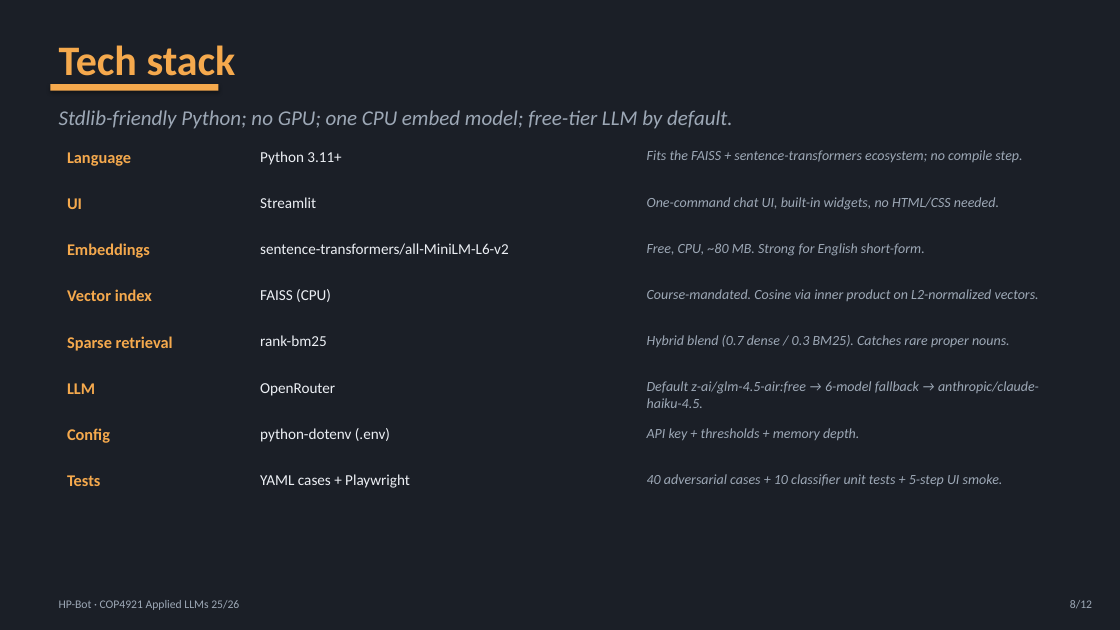
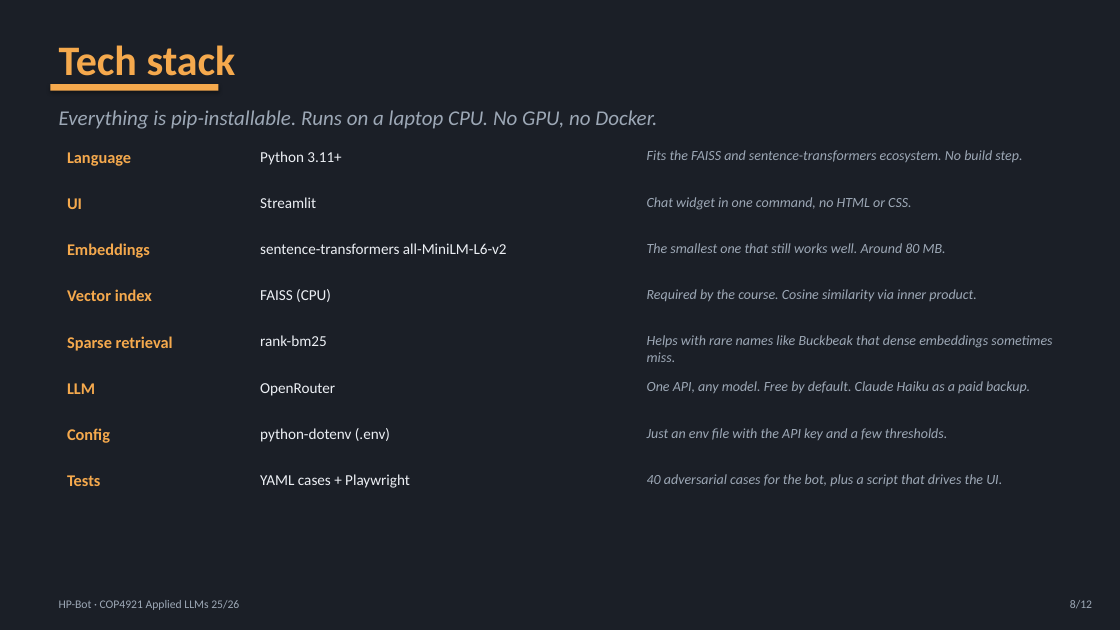
Before and after one commit to hoop-ai/applied-llm-hp-bot, a slide deck: slide 8 of HP-Bot-presentation.pptx. Drawn at 1120x630 pixels with LibreOffice and Linux fonts; fonts in the diff are those of the drawing. Boxes give left, top, right and bottom in pixels: in the first picture for what was removed or moved away, otherwise in the second. Text is boxed around its words. In the diff, an @@ line names an element or a change of style, - is before the commit and + after.

```diff
--- a/HP-Bot-presentation.pptx
+++ b/HP-Bot-presentation.pptx
@@ text at (59, 110, 657, 129): text changed @@
-Stdlib-friendly Python; no GPU; one CPU embed model; free-tier LLM by default.
+Everything is pip-installable. Runs on a laptop CPU. No GPU, no Docker.
@@ text at (647, 150, 1022, 162): text changed @@
-Fits the FAISS + sentence-transformers ecosystem; no compile step.
+Fits the FAISS and sentence-transformers ecosystem. No build step.
@@ text at (647, 197, 911, 210): text changed @@
-One-command chat UI, built-in widgets, no HTML/CSS needed.
+Chat widget in one command, no HTML or CSS.
@@ text at (260, 243, 507, 254): text changed @@
-sentence-transformers/all-MiniLM-L6-v2
+sentence-transformers all-MiniLM-L6-v2
@@ text at (647, 243, 946, 253): text changed @@
-Free, CPU, ~80 MB. Strong for English short-form.
+The smallest one that still works well. Around 80 MB.
@@ text at (647, 289, 977, 301): text changed @@
-Course-mandated. Cosine via inner product on L2-normalized vectors.
+Required by the course. Cosine similarity via inner product.
@@ text at (647, 335, 1052, 362): text changed @@
-Hybrid blend (0.7 dense / 0.3 BM25). Catches rare proper nouns.
+Helps with rare names like Buckbeak that dense embeddings sometimes miss.
@@ text at (647, 381, 1030, 393): text changed @@
-Default z-ai/glm-4.5-air:free → 6-model fallback → anthropic/claude-haiku-4.5.
+One API, any model. Free by default. Claude Haiku as a paid backup.
@@ text at (647, 428, 947, 440): text changed @@
-API key + thresholds + memory depth.
+Just an env file with the API key and a few thresholds.
@@ text at (647, 474, 1002, 486): text changed @@
-40 adversarial cases + 10 classifier unit tests + 5-step UI smoke.
+40 adversarial cases for the bot, plus a script that drives the UI.
```
Also in this commit, not shown: 10 other slides changed, 1 other file.
